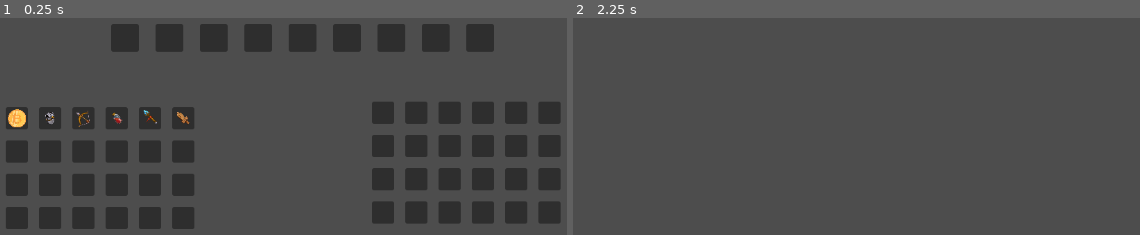
Above: before the commit, frames 1-2 (left to right).
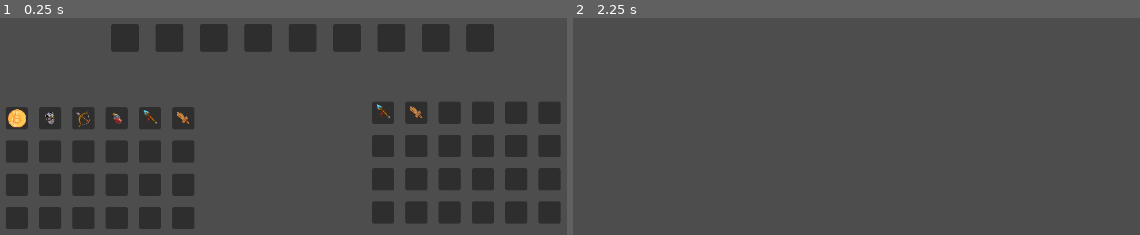
Above: after the commit, the same moments.

Repository: HuskyGameDev/2025s-team8
Game: Godot game, scene res://inventory/temp art/node_2d.tscn
Same seed, same stepped clock (60 frames per second), same inputs: the game is played once before the commit and once after it.
Inputs:
- Up to frame 1 (0.25 s): no input
- Up to frame 2 (2.25 s): tap Enter at 0.5, 2 s; tap E at 0.6, 1.35, 2.1 s; tap Space at 1.25 s

The runs differ from the first frame. In frame 1, 0.1% of the frame differs, in the area x 66-75%, y 39-47%; in frame 2, nothing differs.

Commit message:
Start of chests and trying to fix stats
Created a simple chest inventory script that will randomly generate a subset of items from a given list. It currently only works for one chest at a time. Also started to figure out how the items would change stats and the many bugs that have come up due to it.

Diff:
--- /dev/null
+++ b/Temp.gd
@@ -0,0 +1,4 @@
+extends Node
+
+var def: int = 0
+var dam: int = 0
--- a/chest_inv.gd
+++ b/chest_inv.gd
@@ -10,6 +10,8 @@
 	"res://inventory/items/sword.tres",
 	"res://inventory/items/potion.tres"
 ]
+#Min number of items that should be in the chest
+var min_items: int = 1
 
 var rand = RandomNumberGenerator.new()
 
@@ -23,10 +25,26 @@
 		var slot := InventorySlot.new()
 		slot.init(ItemData.Type.MAIN, Vector2(32, 32))
 		%Chest.add_child(slot)
-	#This will most likely change, should fill chest randomly on each run
-	#Will need way to tie rarity to the rand nums so that higher rarity = less spawn chance
-	for i in pos_items.size():
-		#var item = InventoryItem.new(null)
-		#item._init(load(pos_items[i]))
-		#%Chest.get_child(i).add_child(item)
-		print(rand.randi_range(1, 100))
+
+	var cur_items: int = 0
+	var rand_value: int = 0
+
+	while cur_items < min_items:
+		for i in pos_items.size():
+			var item = InventoryItem.new(null)
+			item._init(load(pos_items[i]))
+
+			rand_value = rand.randi_range(1, 100)
+
+			if item.data.Rarity.Common and rand_value > 20:
+				%Chest.get_child(i).add_child(item)
+				cur_items += 1
+			elif item.data.Rarity.Uncommon and rand_value > 40:
+				%Chest.get_child(i).add_child(item)
+				cur_items += 1
+			elif item.data.Rarity.Rare and rand_value > 60:
+				%Chest.get_child(i).add_child(item)
+				cur_items += 1
+			elif item.data.Rarity.Legendary and rand_value > 80:
+				%Chest.get_child(i).add_child(item)
+				cur_items += 1
--- a/scripts/inventory_slot.gd
+++ b/scripts/inventory_slot.gd
@@ -3,6 +3,11 @@
 
 @export var type: ItemData.Type
 var shown: bool = true
+
+#Following are temps to test changes to player attack and defense
+#Each slot has own stats for now, should not be this way
+var dam: int
+var def: int
 
 func init(t: ItemData.Type, vec: Vector2) -> void:
 	type = t
@@ -21,20 +26,52 @@
 			return data.data.type == type
 	return false
 
+#https://www.youtube.com/watch?v=UUzuUzPVNrE
+#Issues with properly changing stats, unsure of exact reason currently
+#This is using values for each slot indiviualy, not overall
+#Need checks for the types of slots
+
+"""
+Current description of issues with stats:
+	Replacing an item in the same spot will decrease stats (may be fixed)
+	Moving item in unequipped slots will still decreas stats
+	Swapping items produces a few errors that seem to work together
+		Will double reduce in slot being replaced
+
+	Main issue seems to be in regard to reducing when moving among unequipped
+	May need to store the current type of slot that the item is in to better determine when to decrease
+	Increasing seems to work fine currently
+"""
+
 func _drop_data(at_position: Vector2, data: Variant) -> void:
 	if get_child_count() > 0:
 		var item := get_child(0)
-		#decrease player stats, see vid
-		#https://www.youtube.com/watch?v=UUzuUzPVNrE
+
 		if item == data:
 			return
+
+		#decrease player stats, when item in slot
+		dam -= item.data.damage
+		def -= item.data.defense
+
+		print("Damage: %d\nDefense: %d\nItem: %s\n" % [dam, def, item.data.name])
+
 		item.reparent(data.get_parent())
 	if type != ItemData.Type.MAIN:
-		#increase player stats
-		var tempForNoErrors
+		#increase player stats, when placing into equipped slots
+		dam += data.data.damage
+		def += data.data.defense
+
+		print("Damage: %d\nDefense: %d\nItem: %s\n" % [dam, def, data.data.name])
+
 	else:
-		#again decreas player stats
-		var tempForNoErrors
+		#again decreas player stats, when placing into empty slot
+
+		dam -= data.data.damage
+		def -= data.data.defense
+
+		print("Damage: %d\nDefense: %d\nItem: %s\n" % [dam, def, data.data.name])
+
 	data.reparent(self)
 
 #Most likely a temp function but allows for the inventory to have its visibility changed
--- a/scripts/item_data.gd
+++ b/scripts/item_data.gd
@@ -2,6 +2,7 @@
 extends Resource
 
 enum Type {ARMOR, WEAPON, RANDOM, MAIN}
+#Treat each rarity as an index in an array for now as that is what they return when used
 enum Rarity {Common, Uncommon, Rare, Legendary}
 
 @export var type: Type
